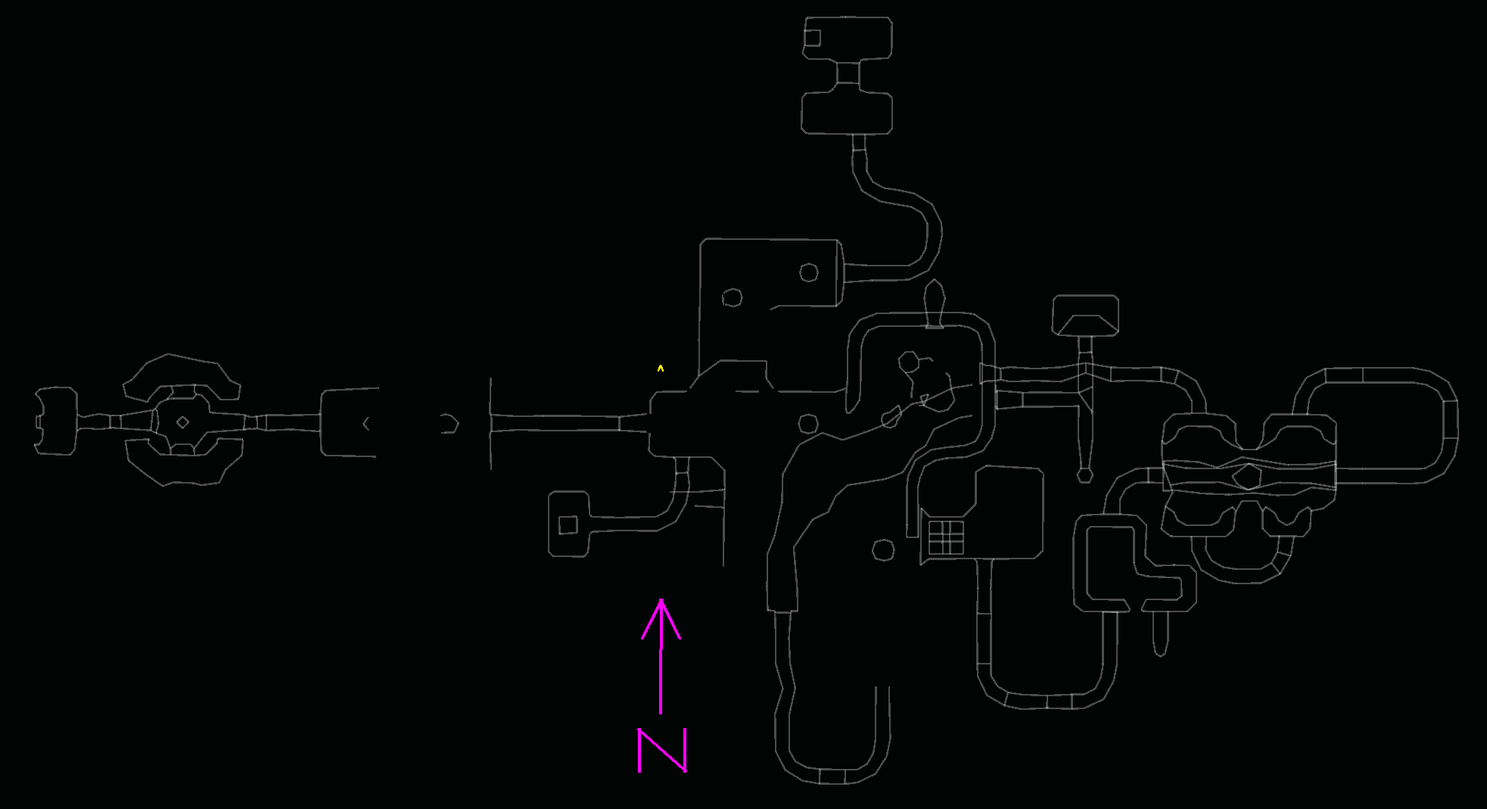
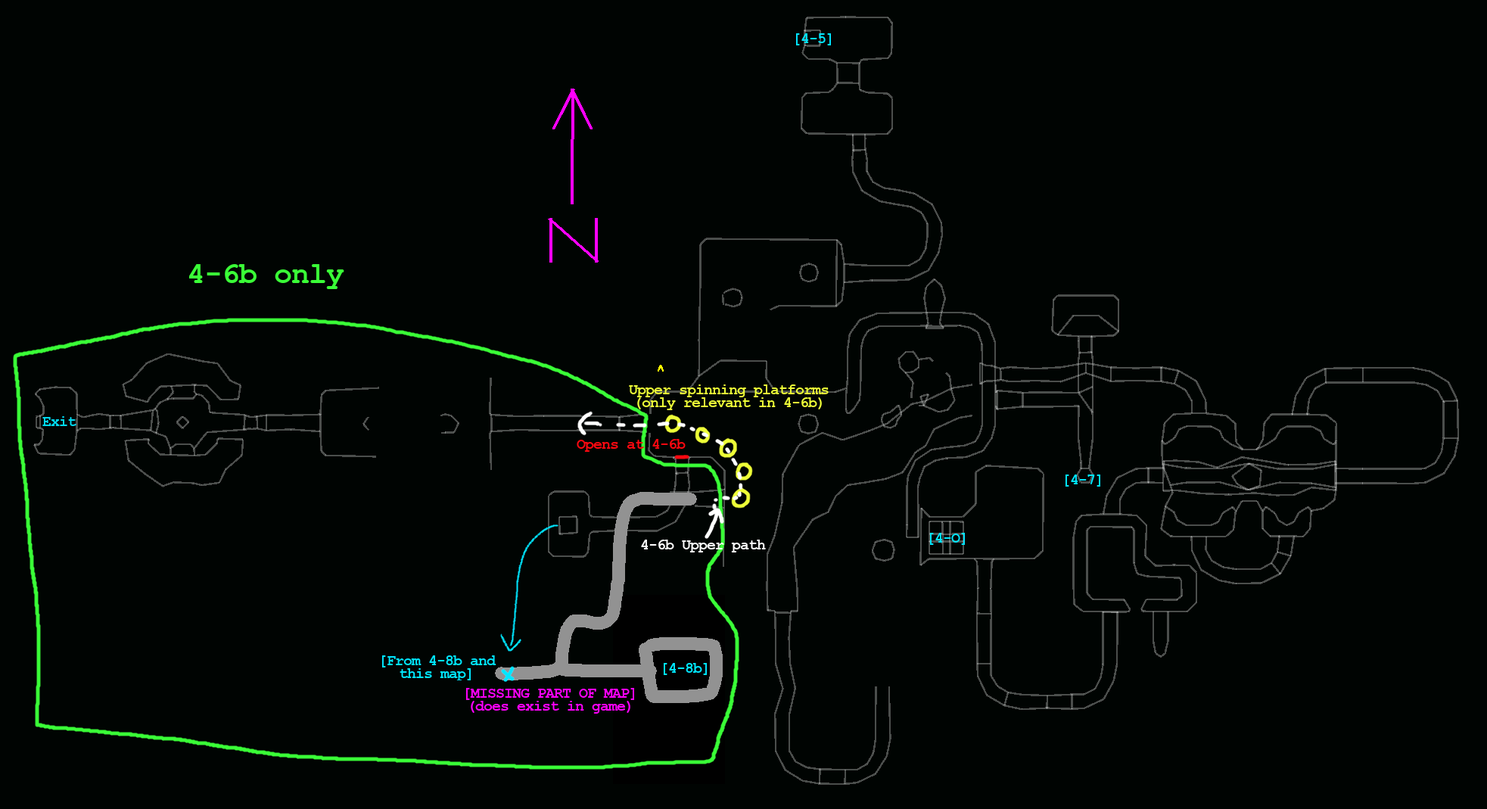
Layers edited between the first and the second 1487x809 image:
added layer "[MISSING PART OF MAP] ..." above "[4-7]" over [left=465, top=688, right=636, bottom=714]
added layer "[4-7]" above "[From 4-8b and this map]" over [left=1064, top=474, right=1102, bottom=487]
added layer "[From 4-8b and this map]" above "Upper spinning platforms ..." over [left=381, top=655, right=497, bottom=681]
added layer "Upper spinning platforms ..." above "4-6b only" over [left=628, top=384, right=829, bottom=411]
added layer "4-6b only" above "4-6b Upper path" over [left=188, top=264, right=345, bottom=290]
added layer "4-6b Upper path" above "Opens at 4-6b" over [left=641, top=539, right=766, bottom=553]
added layer "Opens at 4-6b" above "Exit" over [left=576, top=438, right=686, bottom=452]
added layer "Exit" above "4-6b Info" over [left=42, top=416, right=77, bottom=427]
added layer "4-6b Info" above "[4-O]" over [left=12, top=317, right=754, bottom=770]
added layer "[4-O]" above "[4-5]" over [left=929, top=532, right=966, bottom=545]
added layer "[4-5]" above "[4-8b]" over [left=795, top=33, right=832, bottom=46]
added layer "[4-8b]" above "Pasted Layer" over [left=663, top=663, right=707, bottom=676]
painted on "Pasted Layer" over [left=547, top=88, right=726, bottom=785]
